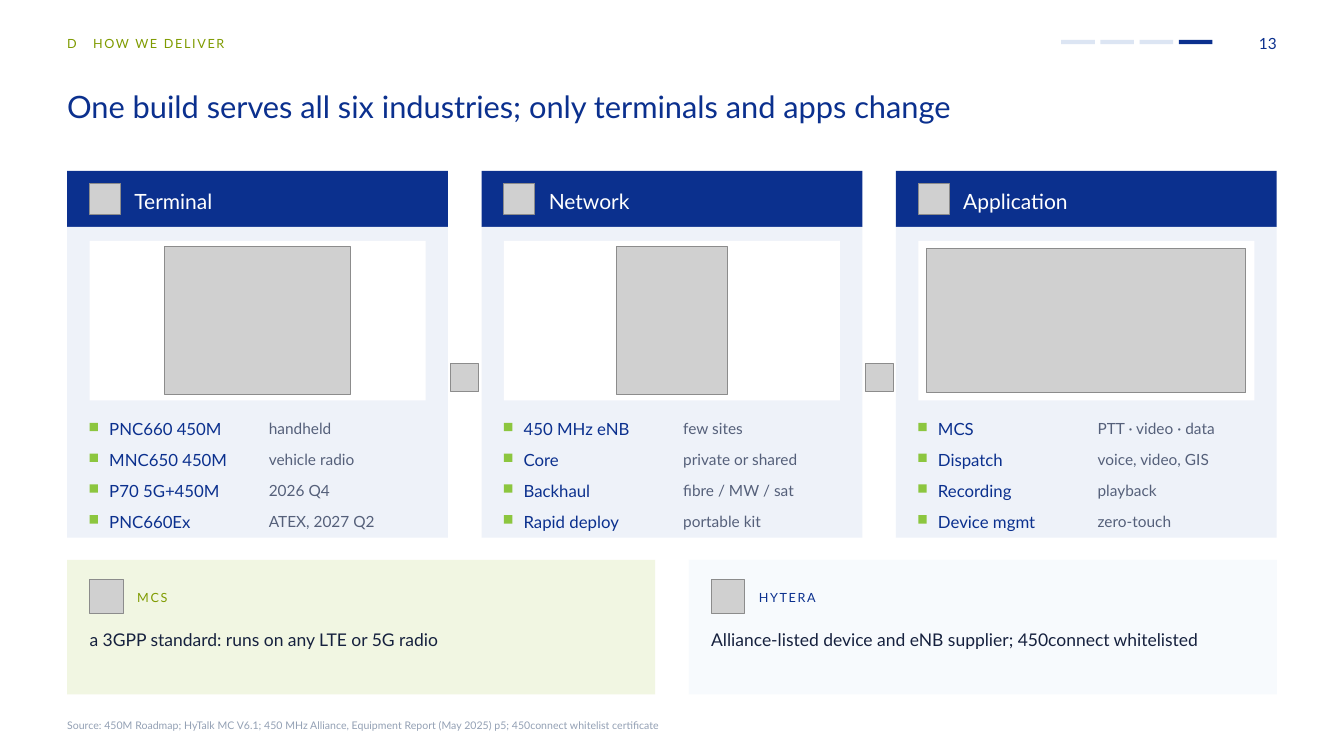
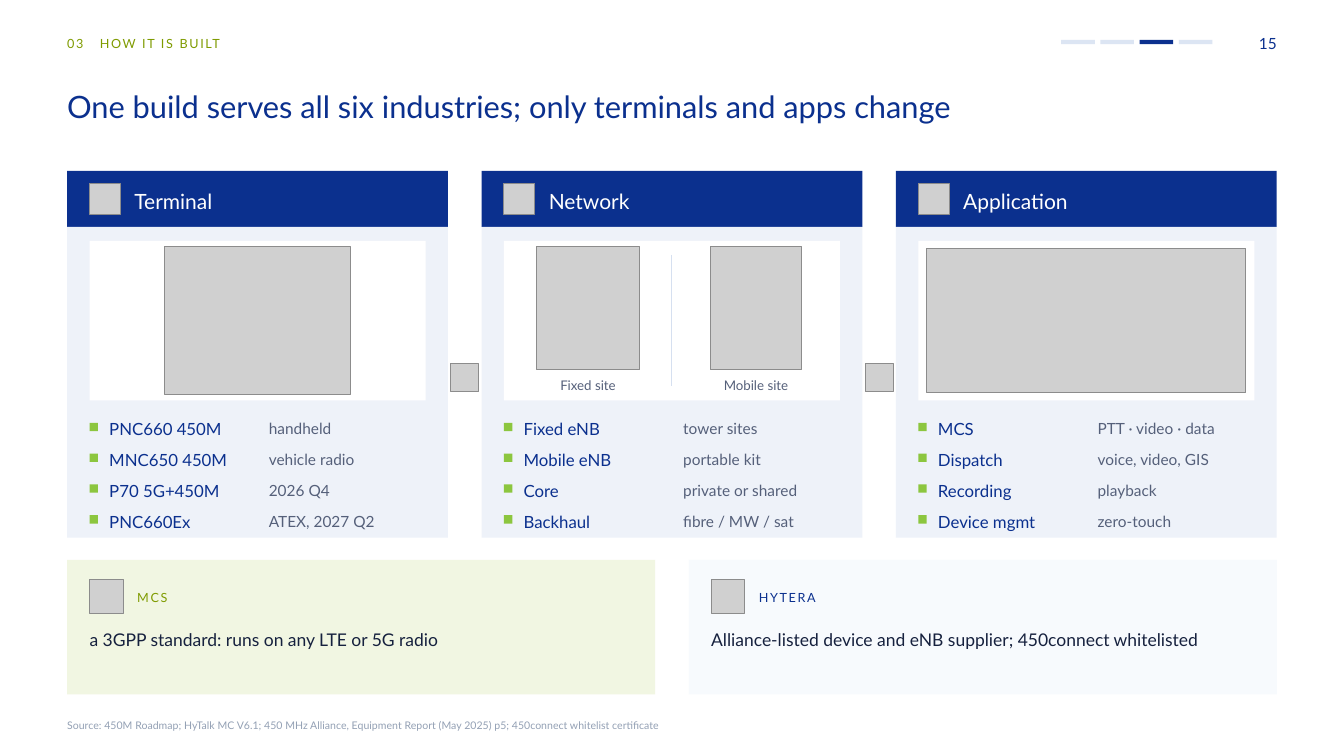
Before and after one commit to mearneste4-max/Philippines-450M, a slide deck: slide 15 of 01_交付物/菲律宾450M方案_v8_对外版.pptx (slide 13 before the commit). Drawn at 1344x756 pixels with LibreOffice and Linux fonts; fonts in the diff are those of the drawing; grey boxes stand for pictures. Boxes give left, top, right and bottom in pixels: in the first picture for what was removed or moved away, otherwise in the second. Text is boxed around its words. In the diff, an @@ line names an element or a change of style, - is before the commit and + after.

```diff
--- a/01_交付物/菲律宾450M方案_v8_对外版.pptx
+++ b/01_交付物/菲律宾450M方案_v8_对外版.pptx
@@ text at bbox=[67, 39, 83, 48]: text changed @@
-D HOW WE DELIVER
+03 HOW IT IS BUILT
@@ rectangle: place and size @@
-rectangle at bbox=[1179, 40, 1212, 44]
+rectangle at bbox=[1140, 40, 1174, 44]
@@ rectangle: place and size @@
-rectangle at bbox=[1140, 40, 1174, 44]
+rectangle at bbox=[1179, 40, 1212, 44]
@@ text at bbox=[1259, 38, 1277, 49]: text changed @@
-13
+15
@@ picture added at bbox=[536, 246, 639, 369] @@
@@ line added from (673, 255) to (673, 386), #D6E0F0 0.75 pt @@
@@ picture: place and size @@
-picture at bbox=[617, 246, 727, 394]
+picture at bbox=[711, 246, 803, 369]
@@ text added at bbox=[560, 380, 616, 390], 9.5 pt, text #55607A @@
+Fixed site
@@ text added at bbox=[724, 380, 789, 390], 9.5 pt, text #55607A @@
+Mobile site
@@ text at bbox=[524, 422, 600, 435]: text changed @@
-450 MHz eNB
+Fixed eNB
@@ text "portable kit": place and size @@
-text "portable kit" at bbox=[683, 515, 761, 530]
+text "portable kit" at bbox=[683, 453, 761, 468]
@@ text at bbox=[683, 423, 758, 434]: text changed @@
-few sites
+tower sites
@@ text added at bbox=[524, 453, 611, 466], 12 pt, text #0B308E @@
+Mobile eNB
@@ 4 texts: place and size @@
-4 texts at bbox=[524, 453, 797, 497]
+4 texts at bbox=[524, 484, 797, 528]
@@ text removed at bbox=[524, 515, 619, 531] @@
-Rapid deploy
```
Also in this commit, not shown: 13 other slides changed, 5 slides added, 3 slides removed, 24 other files.
